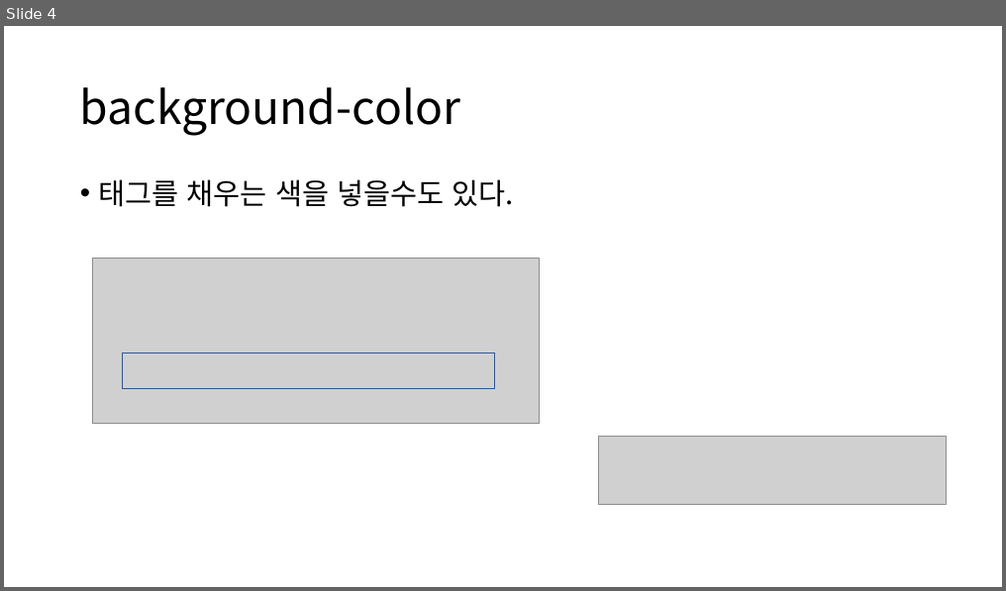
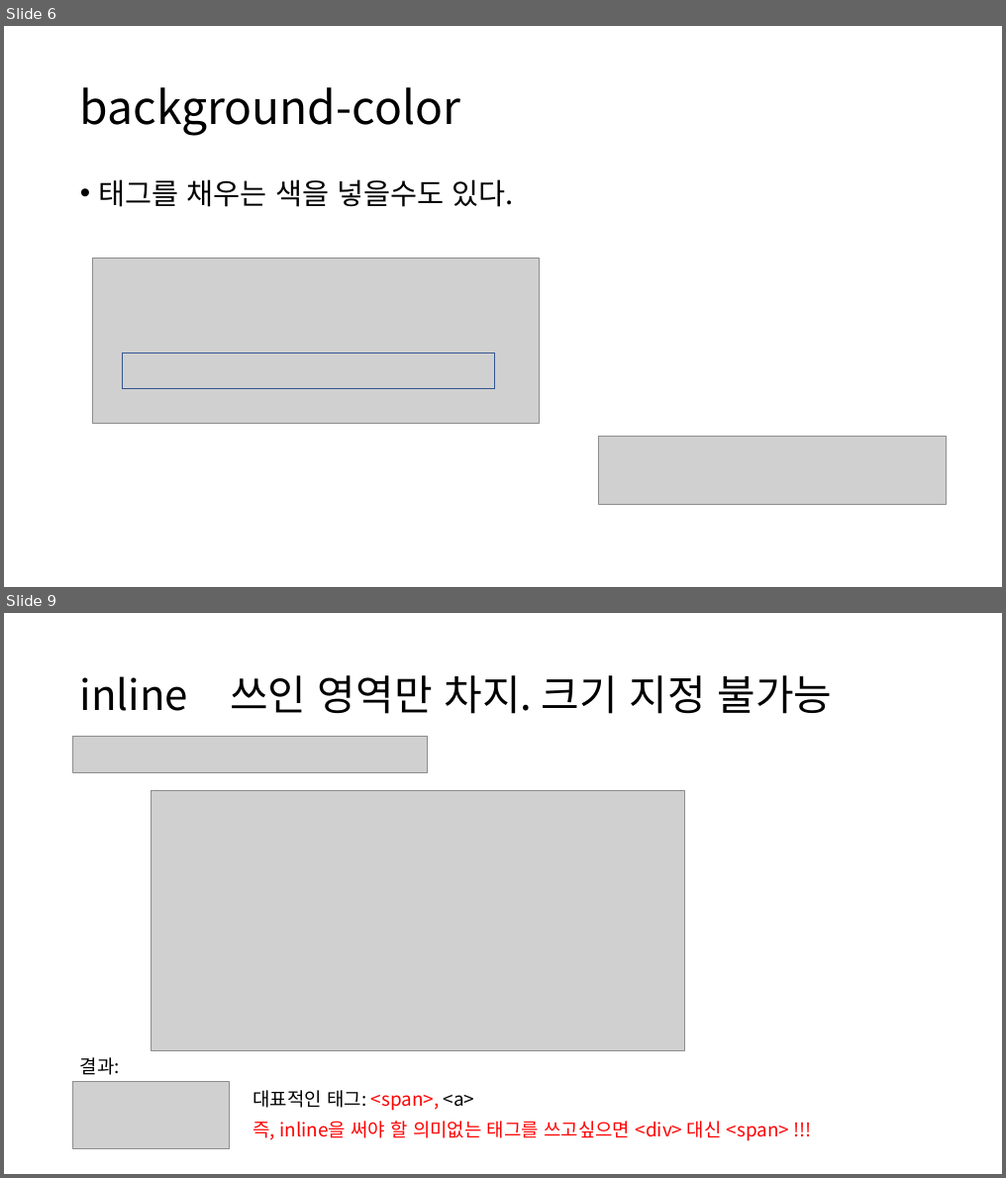
Before and after one commit to GNUCSAssistants/2021webprogramming, a slide deck: 수업/4. CSS(2)/PPT/4. CSS(2).pptx. Shown one above the other, each under a label of ours: slide 4 before the commit, slides 6 and 9 after it; the slides between them are not shown. The pictures are 1006x591 and 1006x1178 pixels, drawn with LibreOffice and Linux fonts; fonts in the diff are those of the drawing; grey boxes stand for pictures. Boxes give left, top, right and bottom in pixels: in the first picture for what was removed or moved away, otherwise in the second. Text is boxed around its words. In the diff, an @@ line names an element or a change of style, - is before the commit and + after.

```diff
--- a/수업/4. CSS(2)/PPT/4. CSS(2).pptx
+++ b/수업/4. CSS(2)/PPT/4. CSS(2).pptx
@@ slide 9 added at box(4, 613, 1002, 1174), background #FFFFFF @@
@@ title added at box(80, 675, 833, 714), 40 pt, text #000000 @@
+inline 쓰인 영역만 차지. 크기 지정 불가능
@@ picture added at box(73, 736, 428, 772) @@
@@ picture added at box(151, 791, 684, 1052) @@
@@ text added at box(80, 1058, 120, 1075), 18 pt, text #000000 @@
+결과:
@@ picture added at box(73, 1081, 230, 1149) @@
@@ text added at box(253, 1090, 475, 1111), 18 pt, text #000000 @@
+대표적인 태그: <span>, <a>
@@ text added at box(253, 1121, 789, 1142), 18 pt, text #FF0000 @@
+즉, inline을 써야 할 의미없는 태그를 쓰고싶으면 <div> 대신 <span> !!!
@@ what was slide 4 is now slide 6 @@
```
Also in this commit, not shown: 21 other slides added, 3 other files.
